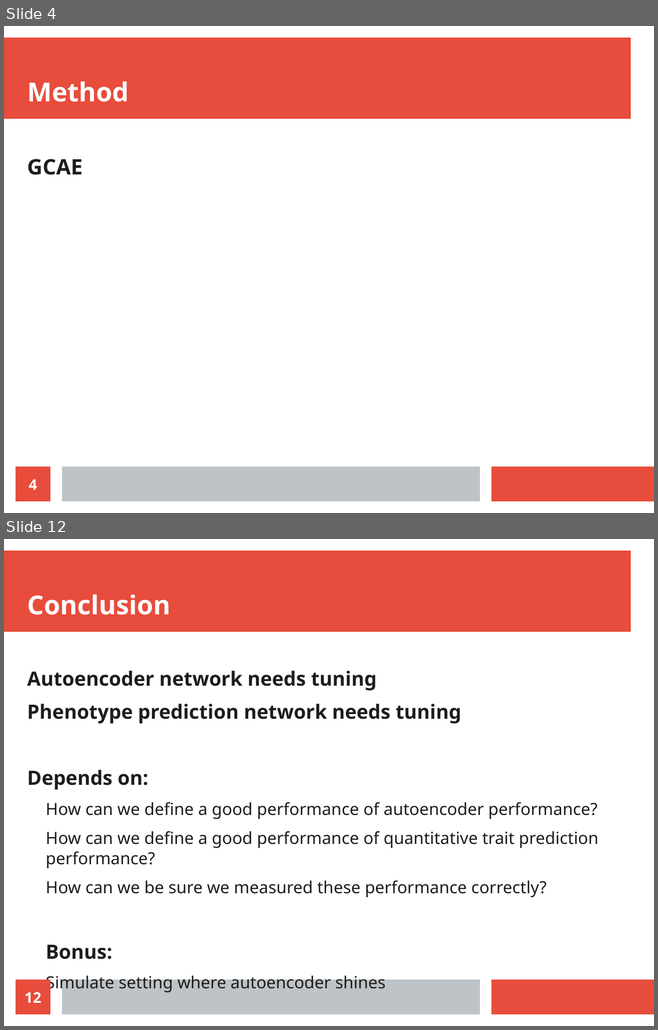
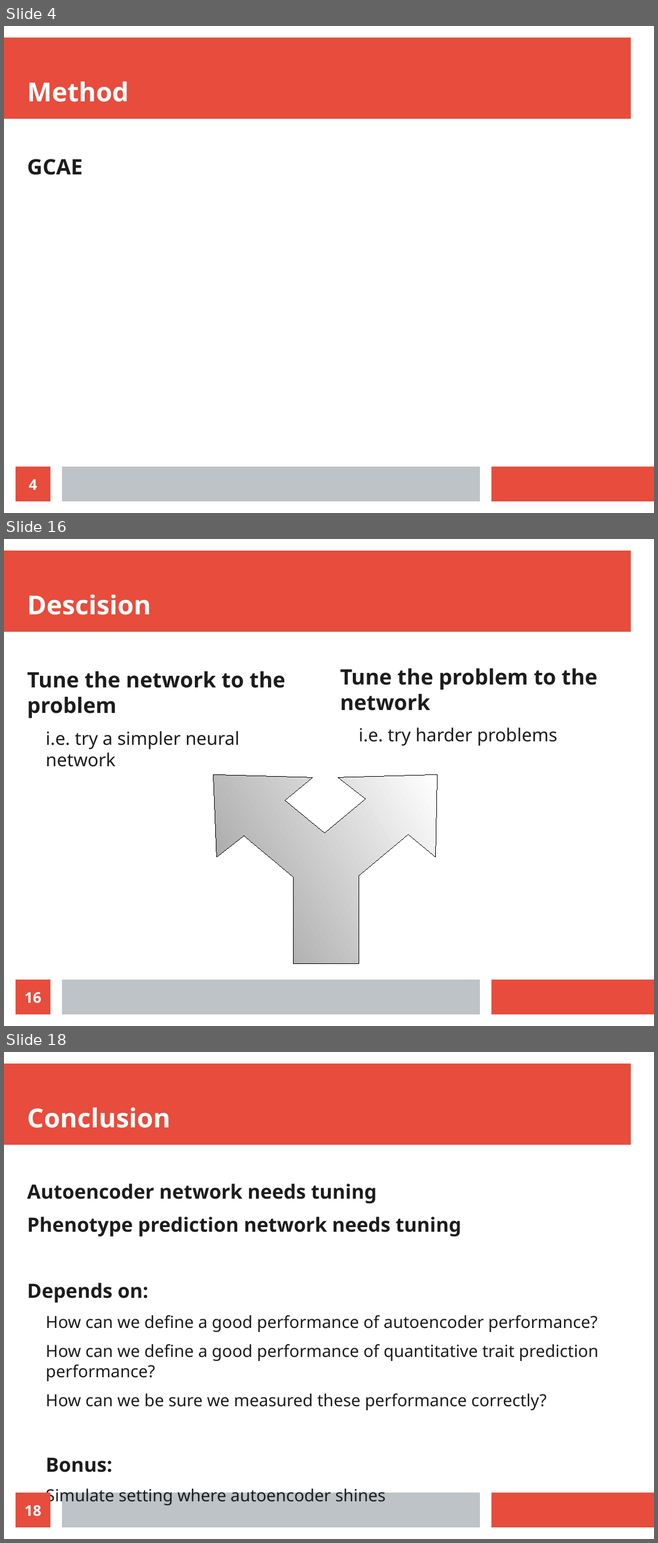
Before and after one commit to richelbilderbeek/science_presentation_20220305, a slide deck: science_presentation_20220305.odp. Shown one above the other, each under a label of ours: slides 4 and 12 before the commit, slides 4, 16 and 18 after it; the slides between them are not shown. The pictures are 658x1030 and 658x1543 pixels, drawn with LibreOffice and Linux fonts; fonts in the diff are those of the drawing. Boxes give left, top, right and bottom in pixels: in the first picture for what was removed or moved away, otherwise in the second. Text is boxed around its words. In the diff, an @@ line names an element or a change of style, - is before the commit and + after.

```diff
--- a/science_presentation_20220305.odp
+++ b/science_presentation_20220305.odp
@@ slide 16 added at (4,539,654,1026), background #FFFFFF; not listed: 3 template elements that a slide beside it also shows @@
@@ title added at (27,594,151,615), 32 pt, text #FFFFFF, bold @@
+Descision
@@ text added at (27,671,285,767), 22 pt, text #1C1C1C @@
+Tune the network to the problem
+  i.e. try a simpler neural network
@@ text added at (340,668,597,746), 26 pt, text #1C1C1C, bold @@
+Tune the problem to the network
+  i.e. try harder problems
@@ freeform shape added at (213,775,437,964), fill gradient #FFFFFF to #999999, outline #000000 0 pt @@
@@ page number added at (16,980,50,1015), fill #E74C3C, 18 pt, text #FFFFFF, bold @@
+16
@@ what was slide 12 is now slide 18 @@
@@ page number at (24,1505,41,1517): text changed @@
-12
+18
```
Also in this commit, not shown: 6 slides changed, 7 other slides added, 2 slides removed, 4 other files.
